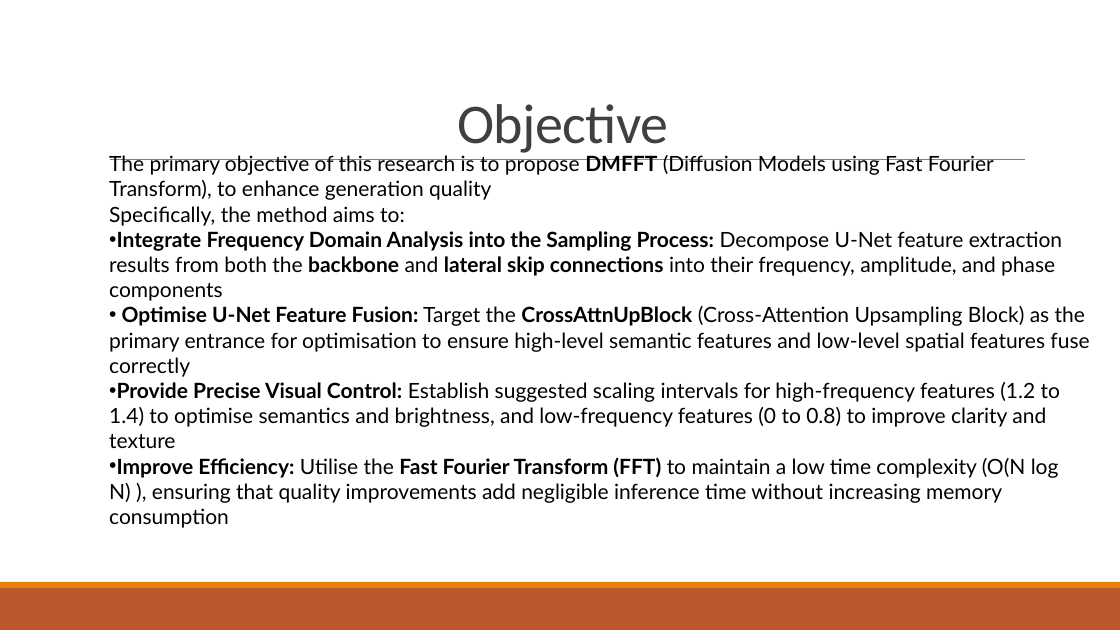
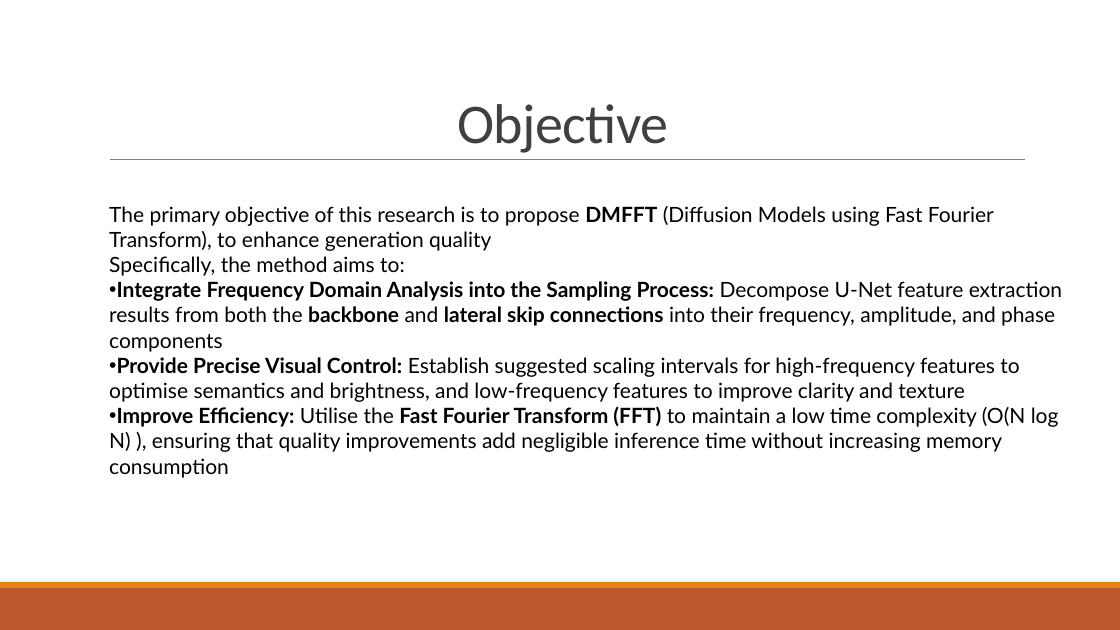
Before and after one commit to mithulpranav24/D13_MFC4_DMFFT, a slide deck: slide 4 of docs/Presentation.pptx. Drawn at 1120x630 pixels with LibreOffice and Linux fonts; fonts in the diff are those of the drawing. Boxes give left, top, right and bottom in pixels: in the first picture for what was removed or moved away, otherwise in the second. Text is boxed around its words. In the diff, an @@ line names an element or a change of style, - is before the commit and + after.

Commit message:
updated ppt

```diff
--- a/docs/Presentation.pptx
+++ b/docs/Presentation.pptx
@@ text "The primary objective of this ...": place and size @@
-text "The primary objective of this ..." at (109, 155, 1089, 528)
+text "The primary objective of this ..." at (109, 206, 1062, 478)
@@ text at (109, 357, 1019, 402): text changed @@
-• Optimise U-Net Feature Fusion: Target the CrossAttnUpBlock (Cross-Attention Upsampling Block) as the primary entrance for optimisation to ensure high-level semantic features and low-level spatial features fuse correctly
-• Provide Precise Visual Control: Establish suggested scaling intervals for high-frequency features (1.2 to 1.4) to optimise semantics and brightness, and low-frequency features (0 to 0.8) to improve clarity and texture
+• Provide Precise Visual Control: Establish suggested scaling intervals for high-frequency features to optimise semantics and brightness, and low-frequency features to improve clarity and texture
```
Also in this commit, not shown: 13 slides added, 8 slides removed.
